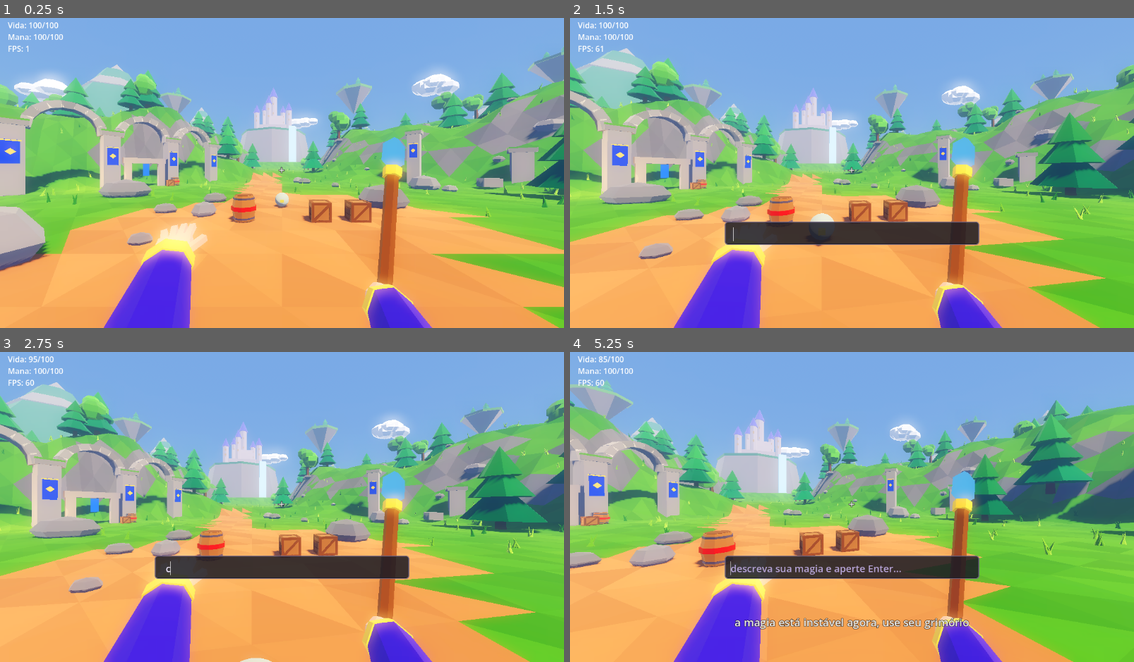
Above: before the commit, frames 1-4 (two rows, left to right).
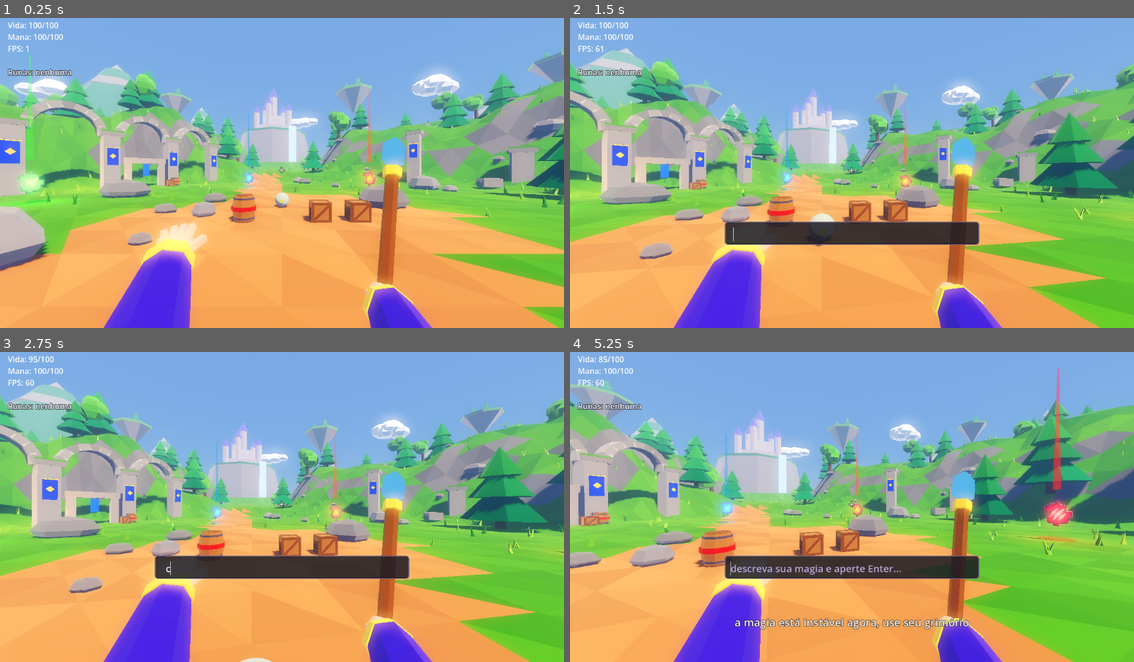
Above: after the commit, the same moments.

Repository: vitortosta4-design/Arcane-Forge
Game: Godot game, scene res://cenas/arena_teste.tscn
Same seed, same stepped clock (60 frames per second), same inputs: the game is played once before the commit and once after it.
Inputs (mouse positions are in pixels of both pictures, inside the frame that each line leads up to):
- Up to frame 1 (0.25 s): no input
- Up to frame 2 (1.5 s): tap Enter at 0.5 s; move the mouse to (880, 169) at 0.52 s; hold Q (abrir_conjuracao) 0.53-1.28 s; hold W (mover_frente) from 0.53 s (still down); tap Space (pular) at 0.77 s; move the mouse to (823, 169) at 1.27 s; click (823, 169) at 1.35 s
- Up to frame 3 (2.75 s): keep holding W (mover_frente); tap Space (pular) at 1.52 s; move the mouse to (293, 497) at 2.02 s; hold C (trocar_camera) from 2.03 s (still down)
- Up to frame 4 (5.25 s): keep holding W (mover_frente); move the mouse to (846, 510) at 2.77 s; release C (trocar_camera) at 2.78 s; tap Q (abrir_conjuracao) at 2.85 s; tap Space (pular) at 3.02, 3.77, 4.25, 4.52 s; move the mouse to (891, 507) at 3.52 s; press the mouse at (891, 507) at 3.53 s; move the mouse to (806, 500) at 4.27 s; release the mouse at (806, 500) at 4.28 s; tap C (trocar_camera) at 4.35 s; tap Enter at 5 s; move the mouse to (857, 503) at 5.02 s; hold Q (abrir_conjuracao) from 5.03 s (still down)

The runs differ from the first frame. In frame 1, 1.4% of the frame differs, in the area x 0-68%, y 11-62%; in frame 2, 0.8%; in frame 3, 0.8%; in frame 4, 2.0%, in the area x 1-99%, y 5-64%.

Commit message:
Fase 2, etapa 2: runas para coletar na clareira e contador no HUD
Co-Authored-By: Claude Opus 5.5 <noreply@anthropic.com>
Claude-Session: https://claude.ai/code/session_011N1HNTAgFQZbY8DxdUKc5s

Diff:
--- a/jogo/cenas/arena_teste.tscn
+++ b/jogo/cenas/arena_teste.tscn
@@ -10,6 +10,8 @@
 [ext_resource type="PackedScene" path="res://cenas/modulos/clareira.tscn" id="8"]
 [ext_resource type="PackedScene" path="res://cenas/ambiente/canto_atmosfera.tscn" id="9"]
 [ext_resource type="PackedScene" path="res://cenas/menu_pausa.tscn" id="10"]
+
+[ext_resource type="PackedScene" path="res://cenas/forja/runa_coletavel.tscn" id="11"]
 
 [sub_resource type="ProceduralSkyMaterial" id="ProceduralSkyMaterial_arena"]
 sky_top_color = Color(0.12, 0.38, 0.92, 1)
@@ -82,6 +84,36 @@
 [node name="CantoAtmosfera" parent="." instance=ExtResource("9")]
 transform = Transform3D(0.7, 0, 0.71, 0, 1, 0, -0.71, 0, 0.7, -13, 0, -13)
 
+[node name="Runas" type="Node3D" parent="."]
+
+[node name="Runa1_fogo" parent="Runas" instance=ExtResource("11")]
+transform = Transform3D(1, 0, 0, 0, 1, 0, 0, 0, 1, 6, 0, -8)
+nome_runa = "fogo"
+
+[node name="Runa2_agua" parent="Runas" instance=ExtResource("11")]
+transform = Transform3D(1, 0, 0, 0, 1, 0, 0, 0, 1, -7, 0, 8)
+nome_runa = "agua"
+
+[node name="Runa3_feroz" parent="Runas" instance=ExtResource("11")]
+transform = Transform3D(1, 0, 0, 0, 1, 0, 0, 0, 1, 11, 0, 1)
+nome_runa = "feroz"
+
+[node name="Runa4_arremesso" parent="Runas" instance=ExtResource("11")]
+transform = Transform3D(1, 0, 0, 0, 1, 0, 0, 0, 1, -3, 0, -12)
+nome_runa = "arremesso"
+
+[node name="Runa5_vida" parent="Runas" instance=ExtResource("11")]
+transform = Transform3D(1, 0, 0, 0, 1, 0, 0, 0, 1, -12, 0, -4)
+nome_runa = "vida"
+
+[node name="Runa6_prende" parent="Runas" instance=ExtResource("11")]
+transform = Transform3D(1, 0, 0, 0, 1, 0, 0, 0, 1, 8, 0, 10)
+nome_runa = "prende"
+
+[node name="Runa7_fogo" parent="Runas" instance=ExtResource("11")]
+transform = Transform3D(1, 0, 0, 0, 1, 0, 0, 0, 1, -13, 0, 9)
+nome_runa = "fogo"
+
 [node name="HUD" parent="." instance=ExtResource("4")]
 
 [node name="CaixaConjuracao" parent="." instance=ExtResource("7")]
--- /dev/null
+++ b/jogo/cenas/forja/runa_coletavel.tscn
@@ -0,0 +1,6 @@
+[gd_scene load_steps=2 format=3]
+
+[ext_resource type="Script" path="res://scripts/forja/runa_coletavel.gd" id="1"]
+
+[node name="RunaColetavel" type="Area3D"]
+script = ExtResource("1")
--- a/jogo/cenas/hud.tscn
+++ b/jogo/cenas/hud.tscn
@@ -68,6 +68,20 @@
 theme_override_constants/outline_size = 4
 text = ""
 
+[node name="Runas" type="RichTextLabel" parent="."]
+offset_left = 16.0
+offset_top = 112.0
+offset_right = 520.0
+offset_bottom = 140.0
+mouse_filter = 2
+bbcode_enabled = true
+fit_content = true
+scroll_active = false
+theme_override_colors/default_color = Color(1, 1, 1, 1)
+theme_override_colors/font_outline_color = Color(0.08, 0.07, 0.1, 0.8)
+theme_override_constants/outline_size = 4
+text = "Runas: nenhuma"
+
 [node name="Legenda" type="Label" parent="."]
 anchor_left = 0.5
 anchor_right = 0.5
--- /dev/null
+++ b/jogo/scripts/forja/runa_coletavel.gd
@@ -0,0 +1,124 @@
+class_name RunaColetavel
+extends Area3D
+## Runa solta no mapa (Fase 2, ADR-035): flutua girando devagar, com a luz
+## da cor do elemento, e vai para o inventário de quem encostar nela.
+## Quem decide se a coleta vale é o Host (juiz), mesmo jogando sozinho, para
+## o cooperativo da Fase 3 já nascer certo ("quem pega leva").
+## Modelo: runas_acesas.glb do piloto de modelagem (lote 3c, v3).
+
+const CenaRunas := preload("res://assets/modelos/forja/runas_acesas.glb")
+const CenaPuf := preload("res://cenas/efeitos/explosao_visual.tscn")
+const ALTURA_M := 1.0
+const ESCALA_MODELO := 2.2
+
+@export var nome_runa := "fogo"
+
+var coletada := false
+var _visual: Node3D
+var _tempo := 0.0
+
+
+func _ready() -> void:
+	collision_layer = 0
+	collision_mask = 2 # só o mago
+	var forma := CollisionShape3D.new()
+	var esfera := SphereShape3D.new()
+	esfera.radius = 1.0
+	forma.shape = esfera
+	forma.position.y = ALTURA_M
+	add_child(forma)
+	_tempo = fmod(global_position.x * 0.37 + global_position.z * 0.53, TAU)
+	_montar_visual()
+	body_entered.connect(_ao_encostar)
+
+
+func _montar_visual() -> void:
+	var todas := CenaRunas.instantiate()
+	var original := todas.get_node_or_null("Runa_%s_acesa" % nome_runa)
+	_visual = Node3D.new()
+	_visual.name = "Visual"
+	_visual.position.y = ALTURA_M
+	add_child(_visual)
+	if original:
+		todas.remove_child(original)
+		original.position = Vector3.ZERO
+		original.scale = Vector3.ONE * ESCALA_MODELO
+		_visual.add_child(original)
+		# O Blender exporta a luz em watts e no Godot ela estoura a imagem;
+		# a intensidade é decidida aqui (mesmo cuidado da bigorna).
+		for luz in original.find_children("*", "OmniLight3D", true, false):
+			(luz as OmniLight3D).light_energy = 2.5
+			(luz as OmniLight3D).omni_range = 3.0
+			(luz as OmniLight3D).shadow_enabled = false
+	todas.queue_free()
+	# Brilho no chão embaixo, para achar a runa de longe.
+	var marca := MeshInstance3D.new()
+	marca.name = "Marca"
+	var disco := CylinderMesh.new()
+	disco.top_radius = 0.55
+	disco.bottom_radius = 0.55
+	disco.height = 0.02
+	marca.mesh = disco
+	var mat := StandardMaterial3D.new()
+	mat.shading_mode = BaseMaterial3D.SHADING_MODE_UNSHADED
+	mat.transparency = BaseMaterial3D.TRANSPARENCY_ALPHA
+	var cor := Color(LivroDeReceitas.runa(nome_runa).get("cor", "#ffffff"))
+	mat.albedo_color = Color(cor.r, cor.g, cor.b, 0.45)
+	mat.emission_enabled = true
+	mat.emission = cor
+	mat.emission_energy_multiplier = 1.5
+	marca.material_override = mat
+	marca.position.y = 0.03
+	marca.cast_shadow = GeometryInstance3D.SHADOW_CASTING_SETTING_OFF
+	add_child(marca)
+	# Feixe de luz subindo, para enxergar a runa do outro lado da clareira
+	# (achado no primeiro print: de longe ela sumia na grama).
+	var feixe := MeshInstance3D.new()
+	feixe.name = "Feixe"
+	var cilindro := CylinderMesh.new()
+	cilindro.top_radius = 0.02
+	cilindro.bottom_radius = 0.12
+	cilindro.height = 5.0
+	cilindro.cap_top = false
+	cilindro.cap_bottom = false
+	feixe.mesh = cilindro
+	var mat_feixe := mat.duplicate() as StandardMaterial3D
+	mat_feixe.albedo_color = Color(cor.r, cor.g, cor.b, 0.35)
+	mat_feixe.cull_mode = BaseMaterial3D.CULL_DISABLED
+	feixe.material_override = mat_feixe
+	feixe.position.y = ALTURA_M + 3.6
+	feixe.cast_shadow = GeometryInstance3D.SHADOW_CASTING_SETTING_OFF
+	add_child(feixe)
+
+
+func _process(delta: float) -> void:
+	if coletada:
+		return
+	_tempo += delta
+	# De frente para quem olha (o símbolo só existe na face da frente; girando
+	# sem parar, metade do tempo aparecia a costa lisa), balançando de leve.
+	var camera := get_viewport().get_camera_3d()
+	if camera:
+		var para_camera := camera.global_position - _visual.global_position
+		_visual.rotation.y = atan2(para_camera.x, para_camera.z) + sin(_tempo * 1.3) * 0.35
+	_visual.position.y = ALTURA_M + sin(_tempo * 2.0) * 0.12
+
+
+func _ao_encostar(corpo: Node) -> void:
+	if corpo.is_in_group("mago"):
+		Host.coletar_runa(corpo, self)
+
+
+## Chamado pelo Host quando a coleta valeu.
+func ao_ser_coletada() -> void:
+	coletada = true
+	set_deferred("monitoring", false)
+	var puf := CenaPuf.instantiate()
+	get_parent().add_child(puf)
+	puf.global_position = _visual.global_position
+	puf.iniciar(0.7, LivroDeReceitas.runa(nome_runa).get("material", "agua"))
+	get_node("Feixe").visible = false
+	get_node("Marca").visible = false
+	var t := create_tween()
+	t.tween_property(_visual, "scale", Vector3.ONE * 0.01, 0.25)
+	t.tween_callback(queue_free)
--- a/jogo/scripts/mago/mago.gd
+++ b/jogo/scripts/mago/mago.gd
@@ -26,6 +26,8 @@
 var _aguardando_interpretacao := false
 var _reducao_escudo := 0.0
 var estados := ControladorEstados.new()
+## Runas que o mago carrega (Forja de Runas). Só o Host mexe aqui.
+var runas: Array[String] = []
 
 @onready var _pivot_cabeca: Node3D = $PivotCabeca
 @onready var _camera_primeira_pessoa: Camera3D = $PivotCabeca/CameraPrimeiraPessoa
@@ -38,6 +40,7 @@
 signal conjurou(legenda: String)
 signal morreu
 signal teleportou
+signal runas_mudaram(runas: Array)
 
 
 func _ready() -> void:
@@ -288,3 +291,8 @@
 		velocity += direcao * empurrao
 	if vida_atual <= 0.0:
 		morreu.emit()
+
+
+func adicionar_runa(nome: String) -> void:
+	runas.append(nome)
+	runas_mudaram.emit(runas.duplicate())
--- a/jogo/scripts/rede/host.gd
+++ b/jogo/scripts/rede/host.gd
@@ -6,6 +6,9 @@
 const LIMITE_PROJETEIS_ATIVOS := 40
 const LIMITE_CRIATURAS_INVOCADAS := 6
 const LIMITE_MAGIAS_ATIVAS_POR_DONO := 3
+## Até onde o mago pode estar da runa para a coleta valer (proteção para o
+## cooperativo: o convidado não pega runa do outro lado do mapa).
+const DISTANCIA_COLETA_RUNA_M := 2.5
 const CenaEfeitoExplosao := preload("res://cenas/efeitos/explosao_visual.tscn")
 
 var projeteis_ativos: Array[Node] = []
@@ -121,3 +124,17 @@
 
 func registrar_criatura(c: Node) -> void:
 	criaturas_invocadas.append(c)
+
+
+## Coleta de runa (Fase 2, ADR-035). Quem pega leva; o juiz confere que a
+## runa existe, ainda não foi pega, é de um tipo conhecido e está perto.
+func coletar_runa(mago: Node, runa: Node) -> bool:
+	if not is_instance_valid(runa) or not is_instance_valid(mago) or runa.coletada:
+		return false
+	if LivroDeReceitas.runa(runa.nome_runa).is_empty():
+		return false
+	if (mago as Node3D).global_position.distance_to((runa as Node3D).global_position) > DISTANCIA_COLETA_RUNA_M:
+		return false
+	mago.adicionar_runa(runa.nome_runa)
+	runa.ao_ser_coletada()
+	return true
--- a/jogo/scripts/testes/suite_testes.gd
+++ b/jogo/scripts/testes/suite_testes.gd
@@ -121,6 +121,7 @@
 	await _testar_magia_sai_da_mao_e_acerta_a_mira()
 	_testar_hud_tem_mira_no_centro()
 	_testar_livro_de_receitas()
+	await _testar_coleta_de_runas()
 	await _testar_bigorna_comeca_neutra_com_um_rosto_so()
 	await _testar_bigorna_troca_de_expressao_com_animacao()
 	await _testar_bigorna_raiva_brilha_mais_e_luz_respira()
@@ -1964,3 +1965,49 @@
 			_afirmar("receitas: recusa %s" % str(invalida), false)
 			return
 	_afirmar("receitas: recusa soma vazia, duas formas, três elementos, 4 runas e runa inventada", true)
+
+
+## Coleta de runa pelo juiz (Fase 2): perto vale uma vez só, longe não vale,
+## e o HUD mostra o contador.
+func _testar_coleta_de_runas() -> void:
+	var mago: Node3D = load("res://cenas/mago.tscn").instantiate()
+	add_child(mago)
+	var hud: CanvasLayer = load("res://cenas/hud.tscn").instantiate()
+	add_child(hud)
+	hud.configurar(mago)
+	var runa: RunaColetavel = load("res://cenas/forja/runa_coletavel.tscn").instantiate()
+	runa.nome_runa = "agua"
+	add_child(runa)
+	runa.global_position = Vector3(30, 0, 30)
+	mago.global_position = Vector3(0, 0, 0)
+	_afirmar("runa: longe demais não coleta", not Host.coletar_runa(mago, runa) and mago.runas.is_empty())
+	mago.global_position = Vector3(30, 0, 29)
+	_afirmar("runa: perto coleta", Host.coletar_runa(mago, runa) and mago.runas == ["agua"])
+	_afirmar("runa: a mesma runa não é coletada duas vezes", not Host.coletar_runa(mago, runa) and mago.runas.size() == 1)
+	var texto: String = hud.get_node("Runas").text
+	_afirmar("runa: HUD mostra o contador e o nome (%s)" % texto, "(1)" in texto and "Água" in texto)
+	_afirmar("runa: HUD avisa que pegou a runa", "Água" in hud.get_node("Legenda").text)
+	await get_tree().create_timer(0.4).timeout
+	_afirmar("runa: some do mapa depois de coletada", not is_instance_valid(runa))
+
+	# Encostar de verdade (pela física, sem chamar o Host na mão).
+	var chao := StaticBody3D.new()
+	var forma := CollisionShape3D.new()
+	var caixa := BoxShape3D.new()
+	caixa.size = Vector3(20, 1, 20)
+	forma.shape = caixa
+	chao.add_child(forma)
+	add_child(chao)
+	chao.global_position = Vector3(-40, -0.5, 0)
+	var outra: RunaColetavel = load("res://cenas/forja/runa_coletavel.tscn").instantiate()
+	outra.nome_runa = "fogo"
+	add_child(outra)
+	outra.global_position = Vector3(-40, 0, 0)
+	mago.global_position = Vector3(-40, 0.05, 0.3)
+	for i in 6:
+		await get_tree().physics_frame
+	_afirmar("runa: encostar nela coleta", mago.runas == ["agua", "fogo"])
+	mago.queue_free()
+	hud.queue_free()
+	chao.queue_free()
+	await get_tree().process_frame
--- a/jogo/scripts/ui/hud.gd
+++ b/jogo/scripts/ui/hud.gd
@@ -9,6 +9,7 @@
 @onready var _label_estados: Label = $Estados
 @onready var _cegueira: ColorRect = $Cegueira
 @onready var _clarao: ColorRect = $Clarao
+@onready var _label_runas: RichTextLabel = $Runas
 
 const NOMES_ESTADOS := {
 	"eletrizado": "Eletrizado!",
@@ -19,6 +20,7 @@
 }
 
 var _tempo_legenda_s := 0.0
+var _qtd_runas := 0
 
 
 func _ready() -> void:
@@ -31,6 +33,8 @@
 	mago.conjurou.connect(_ao_conjurar)
 	mago.estados.estados_mudaram.connect(_ao_estados_mudarem)
 	mago.teleportou.connect(_ao_teleportar)
+	mago.runas_mudaram.connect(_ao_runas_mudarem)
+	_ao_runas_mudarem(mago.runas)
 	_ao_vida_mudar(mago.vida_atual, mago.vida_maxima)
 	_ao_mana_mudar(mago.mana_atual, mago.mana_maxima)
 
@@ -68,3 +72,17 @@
 func _ao_conjurar(legenda: String) -> void:
 	_label_legenda.text = legenda
 	_tempo_legenda_s = 2.5
+
+
+## Contador de runas (Fase 2): quantas o mago carrega e quais, cada uma na
+## cor do seu brilho. Ao pegar uma nova, avisa na legenda.
+func _ao_runas_mudarem(runas: Array) -> void:
+	var nomes: Array = []
+	for nome in runas:
+		var r := LivroDeReceitas.runa(nome)
+		nomes.append("[color=%s]%s[/color]" % [r.get("cor", "#ffffff"), r.get("nome", nome)])
+	_label_runas.text = "Runas (%d): %s" % [runas.size(), " · ".join(nomes)] if not runas.is_empty() else "Runas: nenhuma"
+	if runas.size() > _qtd_runas:
+		var nova: Dictionary = LivroDeReceitas.runa(runas[-1])
+		_ao_conjurar("Você pegou a runa %s!" % nova.get("nome", runas[-1]))
+	_qtd_runas = runas.size()
Binary file added: jogo/assets/modelos/forja/runas_acesas.glb
Not shown, added: jogo/assets/modelos/forja/runas_acesas.glb.import
Not shown, added: jogo/scripts/forja/runa_coletavel.gd.uid
Not shown, changed: docs/decisoes.md
Not shown, added: evidencias/fase-2/etapa2_runa_coletada.png
Not shown, added: evidencias/fase-2/etapa2_runa_de_perto.png
Not shown, added: evidencias/fase-2/etapa2_runas_na_clareira.png
